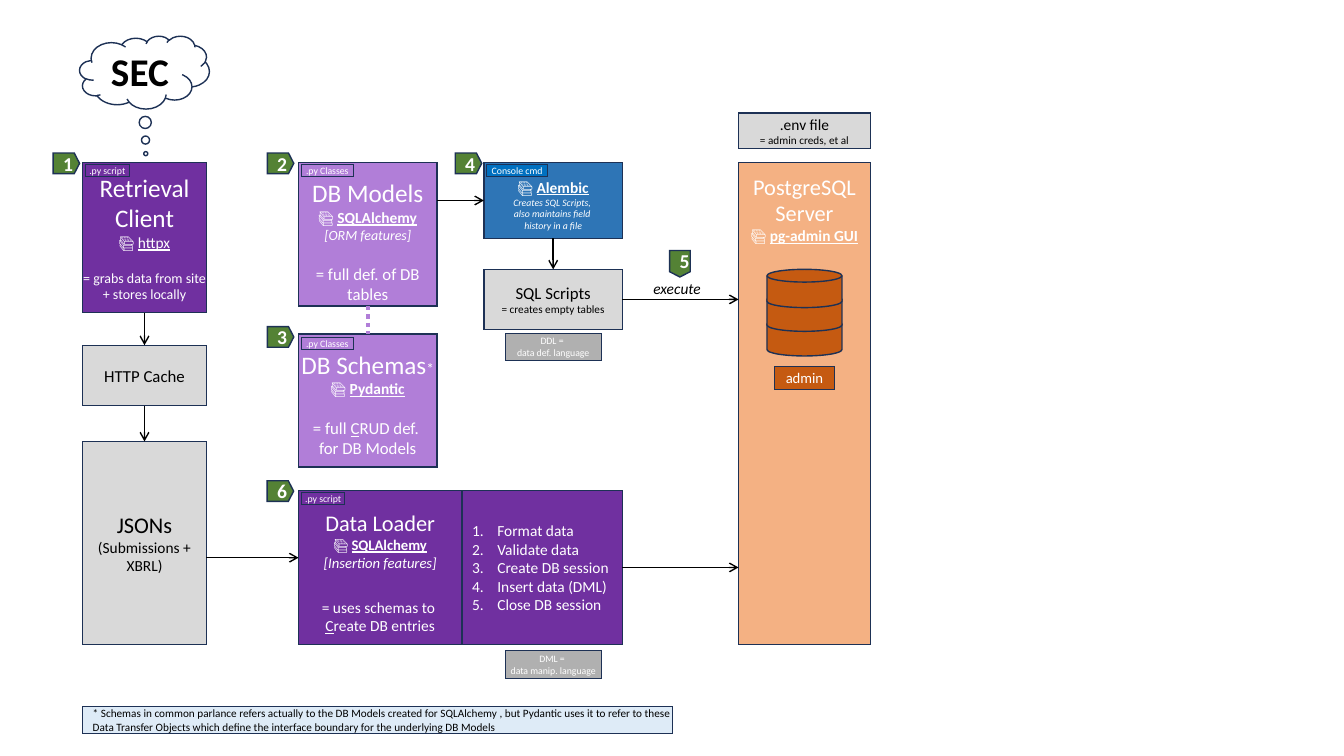
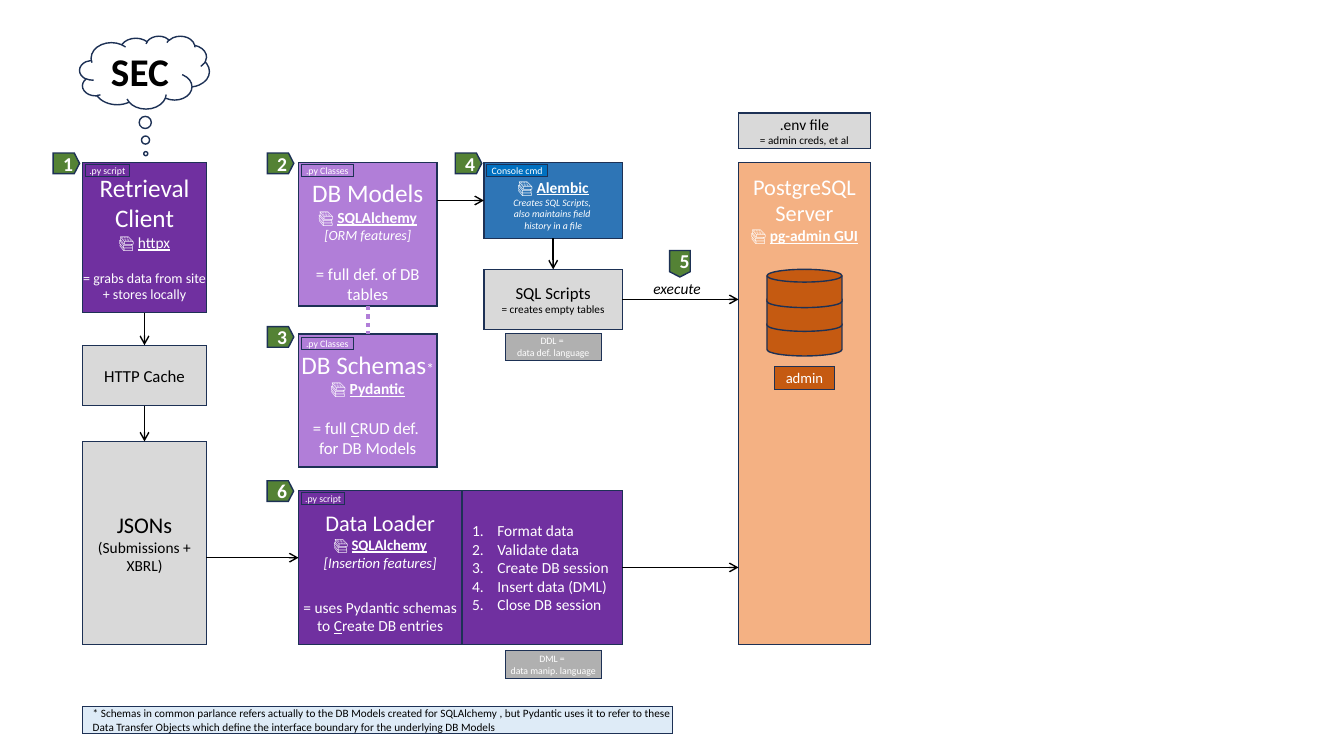
Before and after one commit to shaitani/verified-filings, a slide deck: slide 1 of Project and Tool Layout.pptx. Drawn at 1344x756 pixels with LibreOffice and Linux fonts; fonts in the diff are those of the drawing. Boxes give left, top, right and bottom in pixels: in the first picture for what was removed or moved away, otherwise in the second. Text is boxed around its words. In the diff, an @@ line names an element or a change of style, - is before the commit and + after.

Commit message:
Adding initial draft of Pydantic schemas, and minor other updates

```diff
--- a/Project and Tool Layout.pptx
+++ b/Project and Tool Layout.pptx
@@ text in rectangle at <box>315,602,457,634</box>: text changed @@
-= uses schemas to
-Create DB entries
+= uses Pydantic schemas to Create DB entries
```
Also in this commit, not shown: 7 other files.
